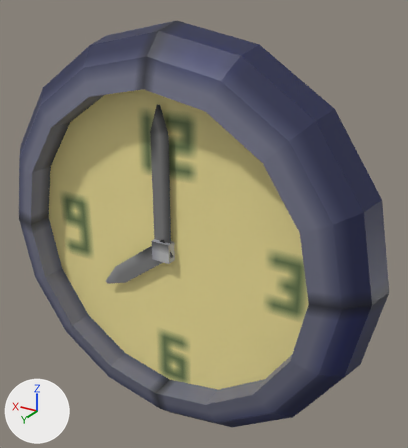
Renders of the FBX model SourceAssets/Geometry/SM_Clock.fbx from each side of a commit.
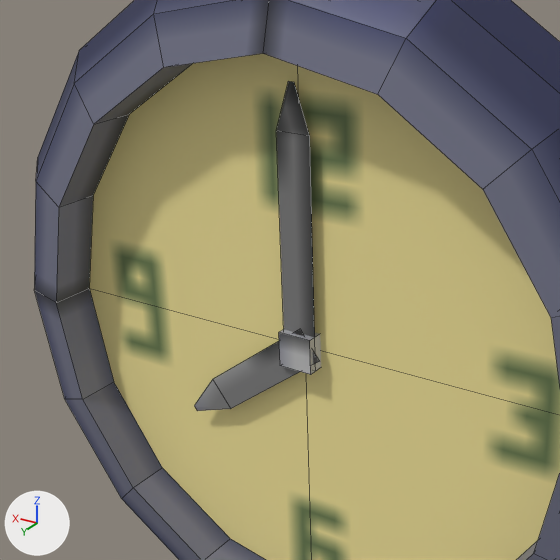
Each version appears first whole from a camera (50 mm lens) standing at (-0.176, 0.279, 0.145) and looking at (-0.014, 0.009, 0.009), and next in a close-up on the part from 0% to 75% of the width and 13% to 81% of the height. Every picture has the same lights, and +X, +Y and +Z are marked at lower left. The close-ups show mesh edges as thin lines. Where no turn or scale is listed for an object, it has been applied to the vertices. Vertices at the same position are counted once.

Objects in the first close-up: 'Clock.001'.
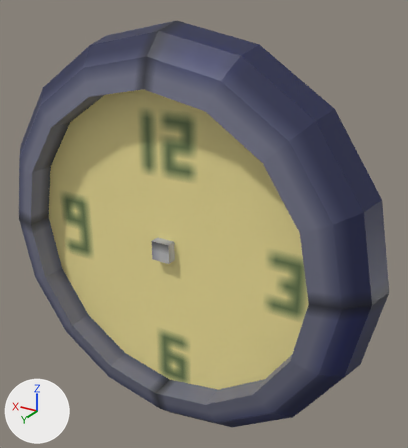
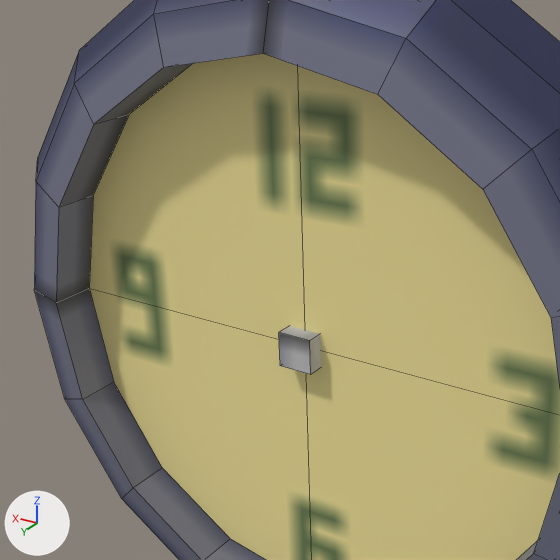
The newer file is also turned or shifted as a whole; pictures and numbers use the older file's frame.

What the commit changed:
me_cylinder_003 has 133 vertices, 93 faces and spans x -0.127..0.127, y 0.0..0.046, z -0.129..0.125.
me_cylinder_003 is used by ob_clock_001; location (0.0, 0.0, 0.0).
me_cylinder_003 part 1: the loose piece of 6 vertices spanning x -0.006..0.006, y 0.033, z -0.008..0.084 is deleted.
me_cylinder_003 part 2: the loose piece of 6 vertices spanning x -0.008..0.046, y 0.034, z -0.036..0.006 is deleted.

What differs and where, as boxes (x1, y1, x2, y2) in the close-ups (560 x 560 px):
part 1 of me_cylinder_003, deleted
    before: (276, 81, 315, 337)
part 2 of me_cylinder_003, deleted
    before: (195, 329, 319, 411)
